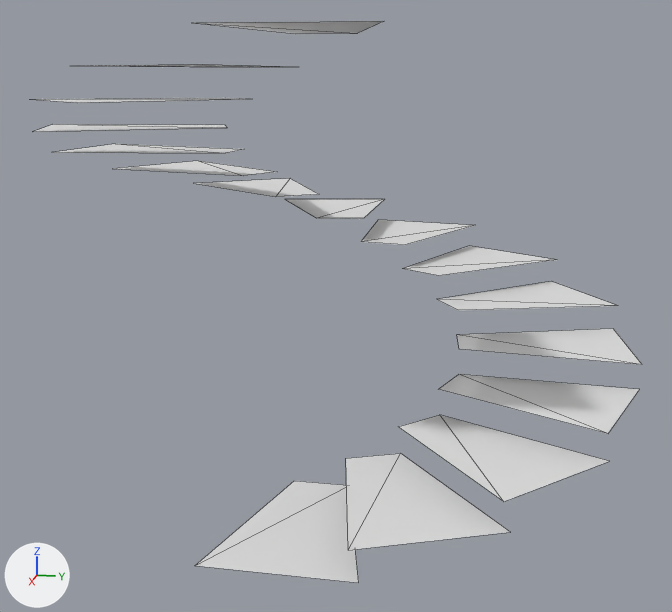
What one commit did to the glTF model assets/models/stairs/stairs.glb.
Rendered twice from a 50 mm lens placed at (16.8, 3.19, 6.84), pointed at (0.26, -0.12, 2.71). Every picture has the same lights, and +X, +Y and +Z are marked at lower left. Mesh edges are drawn as thin lines. Where no turn or scale is listed for an object, it has been applied to the vertices.

In view in the first picture: 'Stairs'.
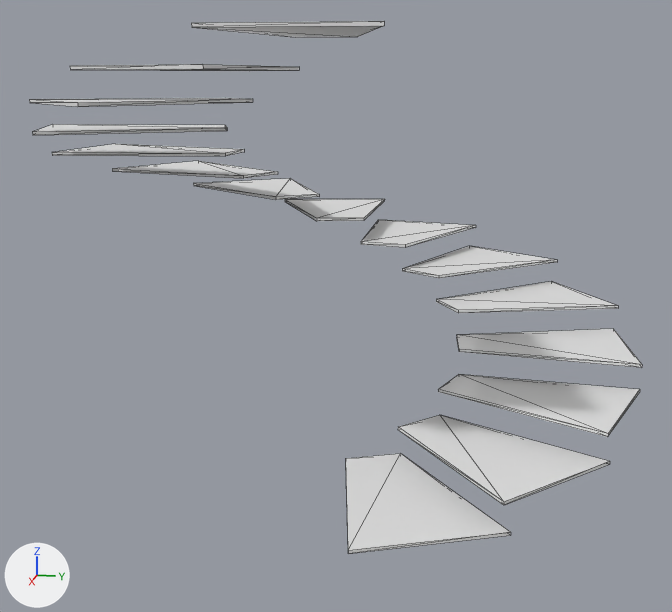
Commit message: refactor: stairs update

Location of each change, (x1, y1, x2, y2) in pixels of the pictures (672 x 612 px):
'Stairs', reshaped
    before: (31, 21, 642, 583)
    after: (29, 21, 642, 554)
part 1 of me_stairs, deleted
    before: (195, 481, 358, 583)
part 2 of me_stairs, added
    after: (29, 21, 642, 554)

Diff of the bpy script that builds the scene:
```diff
--- a/assets/models/stairs/stairs.glb.py
+++ b/assets/models/stairs/stairs.glb.py
@@ me_stairs @@
 # used by ob_stairs; location = (0.0, 0.0, 0.0)
-me_stairs.from_pydata(...)  # 64 vertices, 32 faces; spans x -5.39..5.33, y -5.35..5.37, z 0.0..7.5
+me_stairs.from_pydata(...)  # 120 vertices, 180 faces; spans x -5.39..5.33, y -5.35..5.37, z 0.45..7.5
+# me_stairs part 1: the loose piece of 4 vertices spanning x 2.14..5.26, y -1.2..1.2, z 0.0 is deleted
+# me_stairs part 2
+# 60 new vertices lie (0.0, 0.0, -0.05) away from vertices in x -5.39..5.33, y -5.35..5.37, z 0.5..7.5
+# 150 new faces join them
 me_stairs.materials.append(mat_stairs)
```
